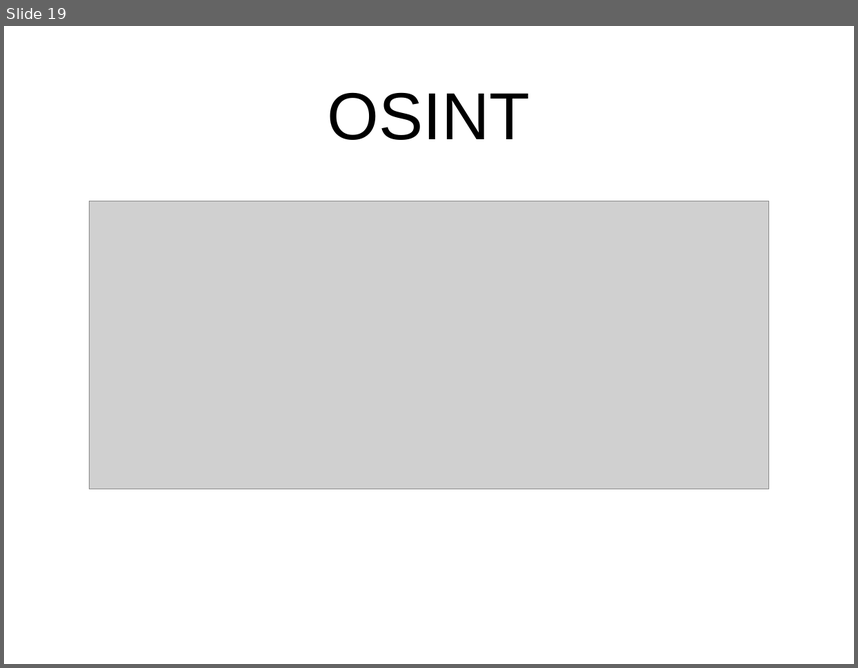
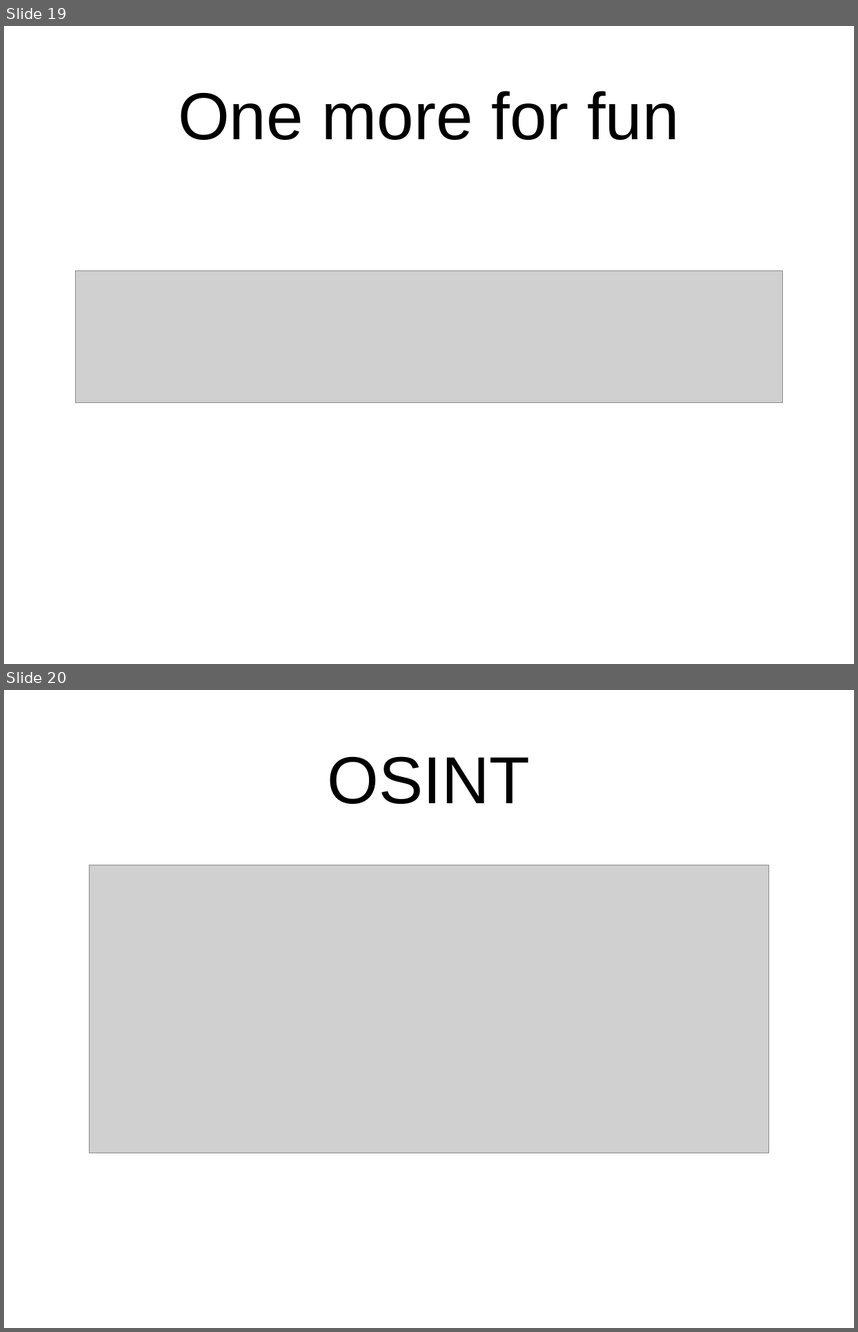
Before and after one commit to sec-princess/CTF-101, a slide deck: CTF-101 H4ck3r k1d3rgart3n.pptx. Shown one above the other, each under a label of ours: slide 19 before the commit, slides 19 and 20 after it. The pictures are 858x668 and 858x1332 pixels, drawn with LibreOffice and Linux fonts; fonts in the diff are those of the drawing; grey boxes stand for pictures. Boxes give left, top, right and bottom in pixels: in the first picture for what was removed or moved away, otherwise in the second. Text is boxed around its words. In the diff, an @@ line names an element or a change of style, - is before the commit and + after.

Commit message:
Added another slide to the deck

```diff
--- a/CTF-101 H4ck3r k1d3rgart3n.pptx
+++ b/CTF-101 H4ck3r k1d3rgart3n.pptx
@@ slide 19 added at [4,26,854,664], background #FFFFFF @@
@@ title added at [178,91,680,140], 80 pt, text #000000 @@
+One more for fun
@@ picture added at [75,270,783,402] @@
@@ what was slide 19 is now slide 20 @@
```
Also in this commit, not shown: 1 other file.
